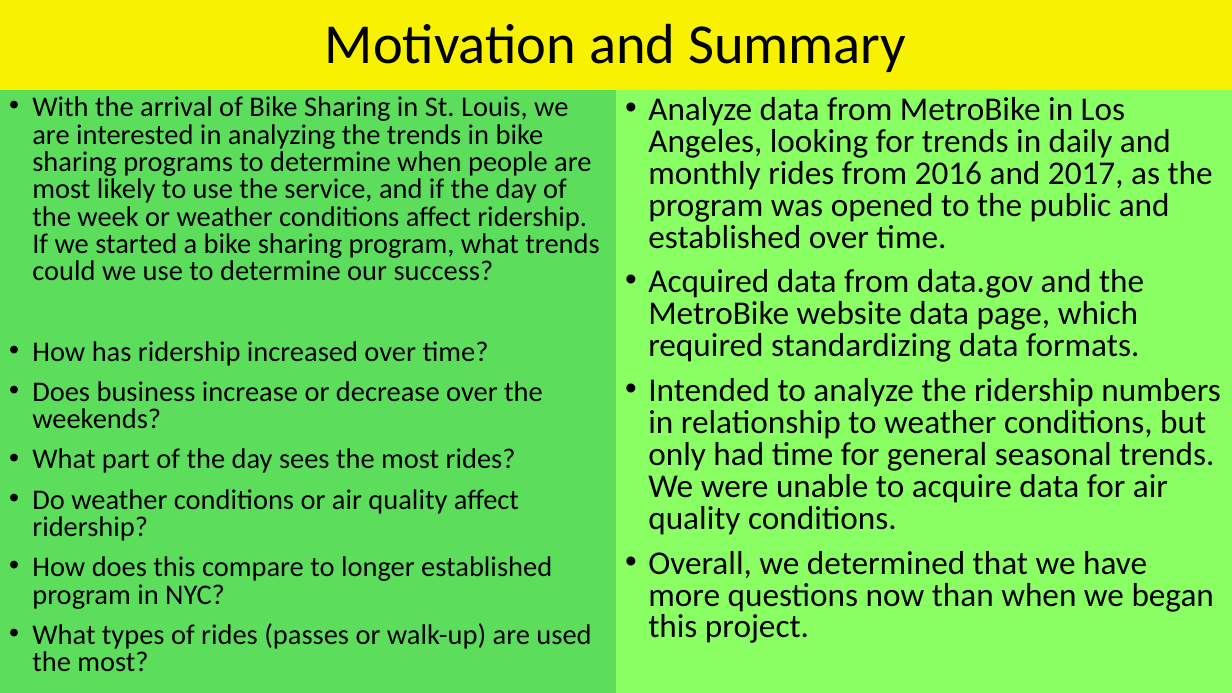
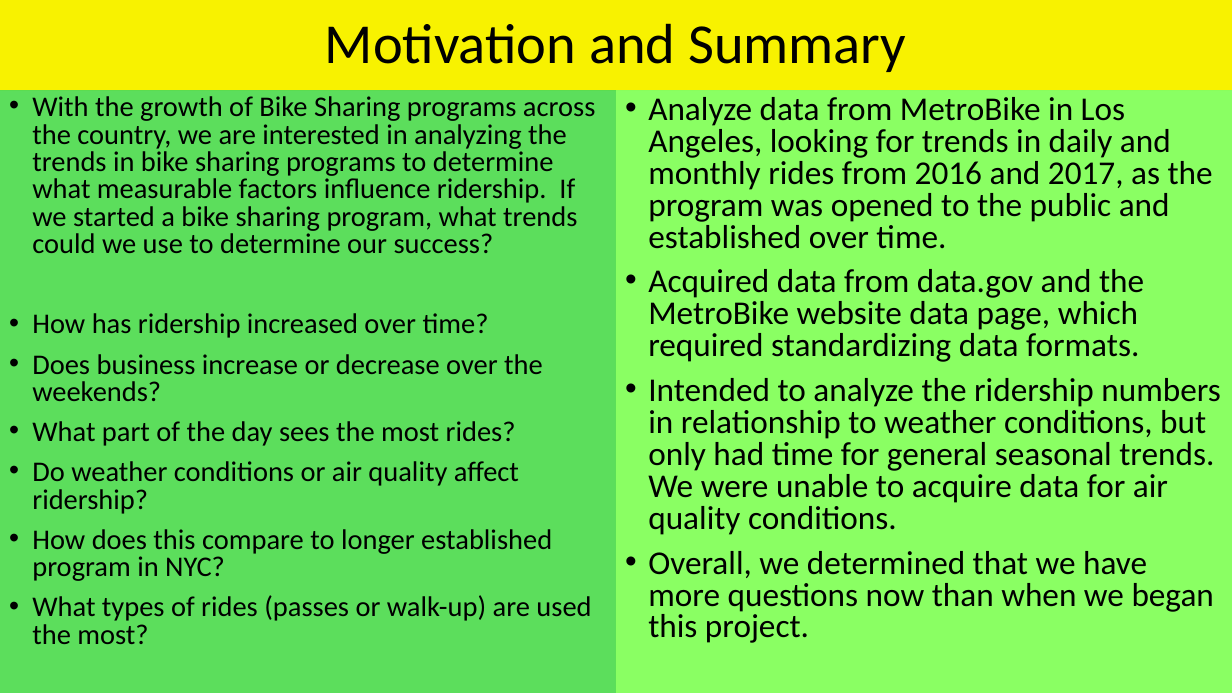
Before and after one commit to sqweets/Project1-LA-Bike_Share, a slide deck: slide 3 of If We Ran a Bike Sharing Company.pptx. Drawn at 1232x693 pixels with LibreOffice and Linux fonts; fonts in the diff are those of the drawing. Boxes give left, top, right and bottom in pixels: in the first picture for what was removed or moved away, otherwise in the second. Text is boxed around its words. In the diff, an @@ line names an element or a change of style, - is before the commit and + after.

Commit message:
final slide changes

```diff
--- a/If We Ran a Bike Sharing Company.pptx
+++ b/If We Ran a Bike Sharing Company.pptx
@@ text at bbox=[32, 96, 595, 253]: text changed @@
-• With the arrival of Bike Sharing in St. Louis, we are interested in analyzing the trends in bike sharing programs to determine when people are most likely to use the service, and if the day of the week or weather conditions affect ridership. If we started a bike sharing program, what trends could we use to determine our success?
+• With the growth of Bike Sharing programs across the country, we are interested in analyzing the trends in bike sharing programs to determine what measurable factors influence ridership. If we started a bike sharing program, what trends could we use to determine our success?
```
Also in this commit, not shown: 1 slide added.
